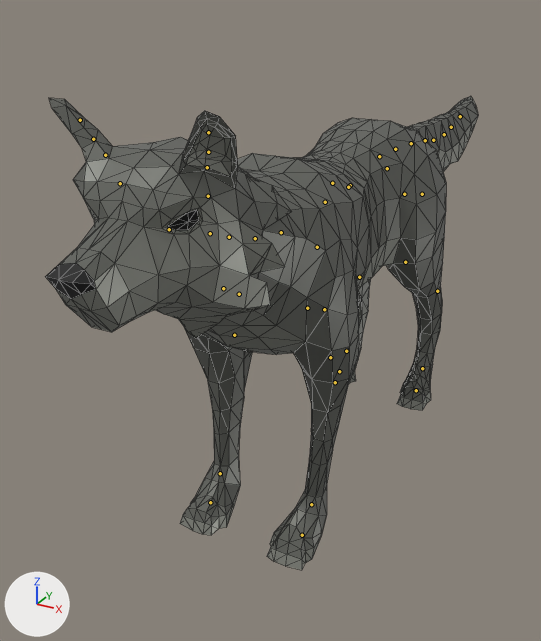
The glTF model reinos-de-aether/assets/monsters/common/wolf.glb: old version first, new version second.
The view is the same before and after, from a camera (50 mm lens) standing at (1.9, -4.43, 3.06) and looking at (-0.43, -0.2, 0.95). The axes (+X, +Y, +Z) are drawn at lower left. The lights are the same throughout. The first picture is the older version. The bones that change, and the others that lie on the model, are drawn over the model as lines. Mesh edges are drawn as thin lines.

In view in the first picture: 'Wolf'.
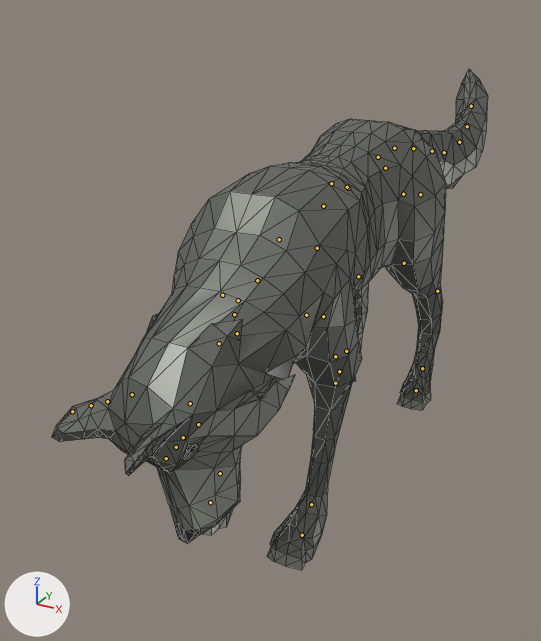
The newer file adds an action. The first version stands in its rest pose; the second is drawn at frame 44 of the action 'Eating'.

What the commit changed:
Bone 'Body' (bone_body) moves from (0.0, 0.0, 0.0) to (0.0, -0.0001, -0.0001).
Bone 'Body' (bone_body) turns from (0, 0, 0) to (2, 0, 0) degrees about its own x, y and z.
Bone 'Torso3' (bone_torso3) turns from (0, 0, 0) to (-40, 0, 0) degrees about its own x, y and z.
Bone 'Neck2' (bone_neck2) turns from (0, 0, 0) to (-16, 14, -7) degrees about its own x, y and z.
Bone 'Neck3' (bone_neck3) turns from (0, 0, 0) to (-7, -10, -6) degrees about its own x, y and z.
Bone 'Head' (bone_head) turns from (0, 0, 0) to (3, 23, 24) degrees about its own x, y and z.
Bone 'FrontUpperLeg.L' (bone_frontupperleg_l) turns from (0, 0, 0) to (9, 2, -1) degrees about its own x, y and z.
Bone 'FrontLowerLeg.L' (bone_frontlowerleg_l) turns from (0, 0, 0) to (13, 0, 0) degrees about its own x, y and z.
Bone 'FrontUpperLeg.R' (bone_frontupperleg_r) turns from (0, 0, 0) to (9, -2, 1) degrees about its own x, y and z.
Bone 'FrontLowerLeg.R' (bone_frontlowerleg_r) turns from (0, 0, 0) to (13, 0, 0) degrees about its own x, y and z.
Bone 'Tail2' (bone_tail2) turns from (0, 0, 0) to (-8, 0, -6) degrees about its own x, y and z.
Bone 'Tail3' (bone_tail3) turns from (0, 0, 0) to (0, 2, -2) degrees about its own x, y and z.
Bone 'Tail4' (bone_tail4) turns from (0, 0, 0) to (3, 2, -2) degrees about its own x, y and z.
Bone 'Tail5' (bone_tail5) turns from (0, 0, 0) to (12, -1, 1) degrees about its own x, y and z.
Bone 'Tail6' (bone_tail6) turns from (0, 0, 0) to (11, -2, 7) degrees about its own x, y and z.
Bone 'Tail7' (bone_tail7) turns from (0, 0, 0) to (3, -1, 9) degrees about its own x, y and z.
Bone 'Tail8' (bone_tail8) turns from (0, 0, 0) to (18, 1, 7) degrees about its own x, y and z.

Pixel boxes [x1, y1, x2, y2] of what changed, in the pictures (541 x 641 px):
'Wolf', posed
    before: [45, 96, 478, 570]
    after: [52, 69, 488, 570]
bone 'Body', root to tip
    before: (335, 382) to (335, 380)
    after: (335, 383) to (335, 381)
bone 'Torso3', root to tip
    before: (281, 232) to (280, 232)
    after: (279, 239) to (278, 240)
bone 'Neck2', root to tip
    before: (229, 237) to (228, 237)
    after: (234, 314) to (234, 315)
bone 'Neck3', root to tip
    before: (210, 233) to (209, 233)
    after: (219, 343) to (218, 344)
bone 'Head', root to tip
    before: (169, 229) to (168, 230)
    after: (190, 403) to (190, 404)
bone 'FrontUpperLeg.L', root to tip
    before: (324, 309) to (324, 310)
    after: (323, 316) to (323, 317)
bone 'FrontLowerLeg.L', root to tip
    before: (330, 357) to (330, 358)
    after: (335, 356) to (335, 357)
bone 'FrontUpperLeg.R', root to tip
    before: (223, 288) to (224, 289)
    after: (222, 295) to (223, 296)
bone 'FrontLowerLeg.R', root to tip
    before: (234, 335) to (234, 335)
    after: (237, 333) to (237, 334)
bone 'Tail2', root to tip
    before: (395, 149) to (396, 149)
    after: (394, 148) to (394, 148)
bone 'Tail3', root to tip
    before: (411, 143) to (411, 143)
    after: (413, 148) to (413, 148)
bone 'Tail4', root to tip
    before: (425, 140) to (425, 140)
    after: (432, 151) to (432, 151)
bone 'Tail5', root to tip
    before: (433, 140) to (433, 140)
    after: (444, 152) to (444, 152)
bone 'Tail6', root to tip
    before: (444, 134) to (444, 134)
    after: (459, 142) to (459, 141)
bone 'Tail7', root to tip
    before: (451, 127) to (451, 126)
    after: (467, 126) to (467, 126)
bone 'Tail8', root to tip
    before: (460, 116) to (460, 116)
    after: (471, 106) to (471, 105)
